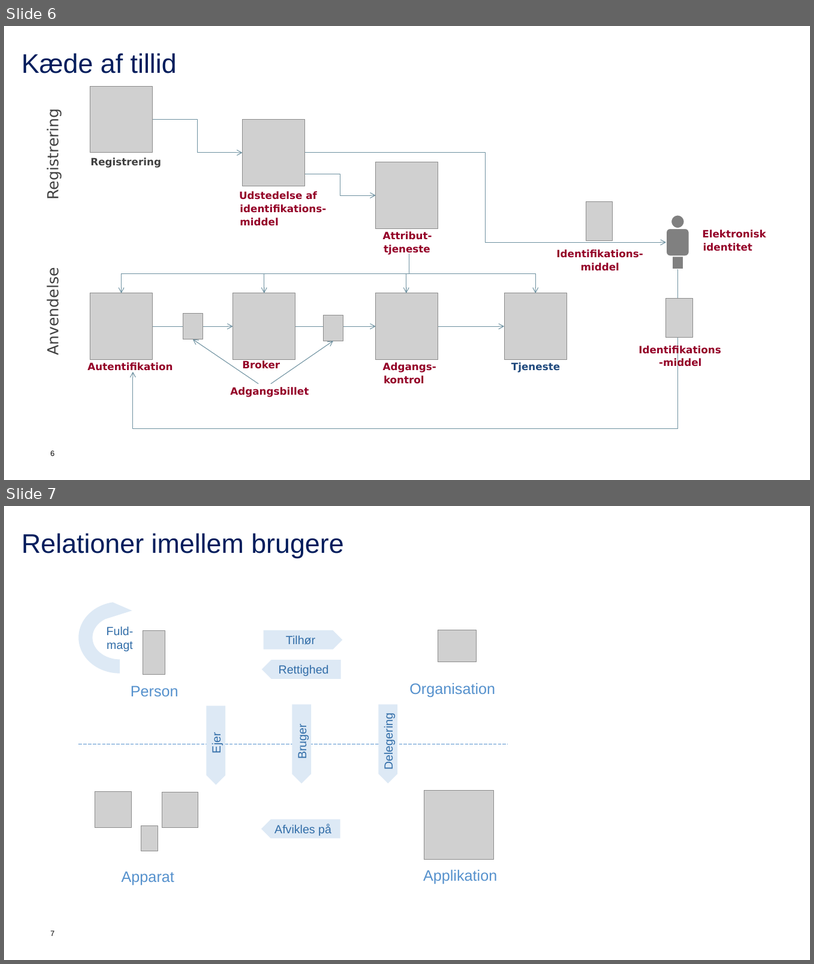
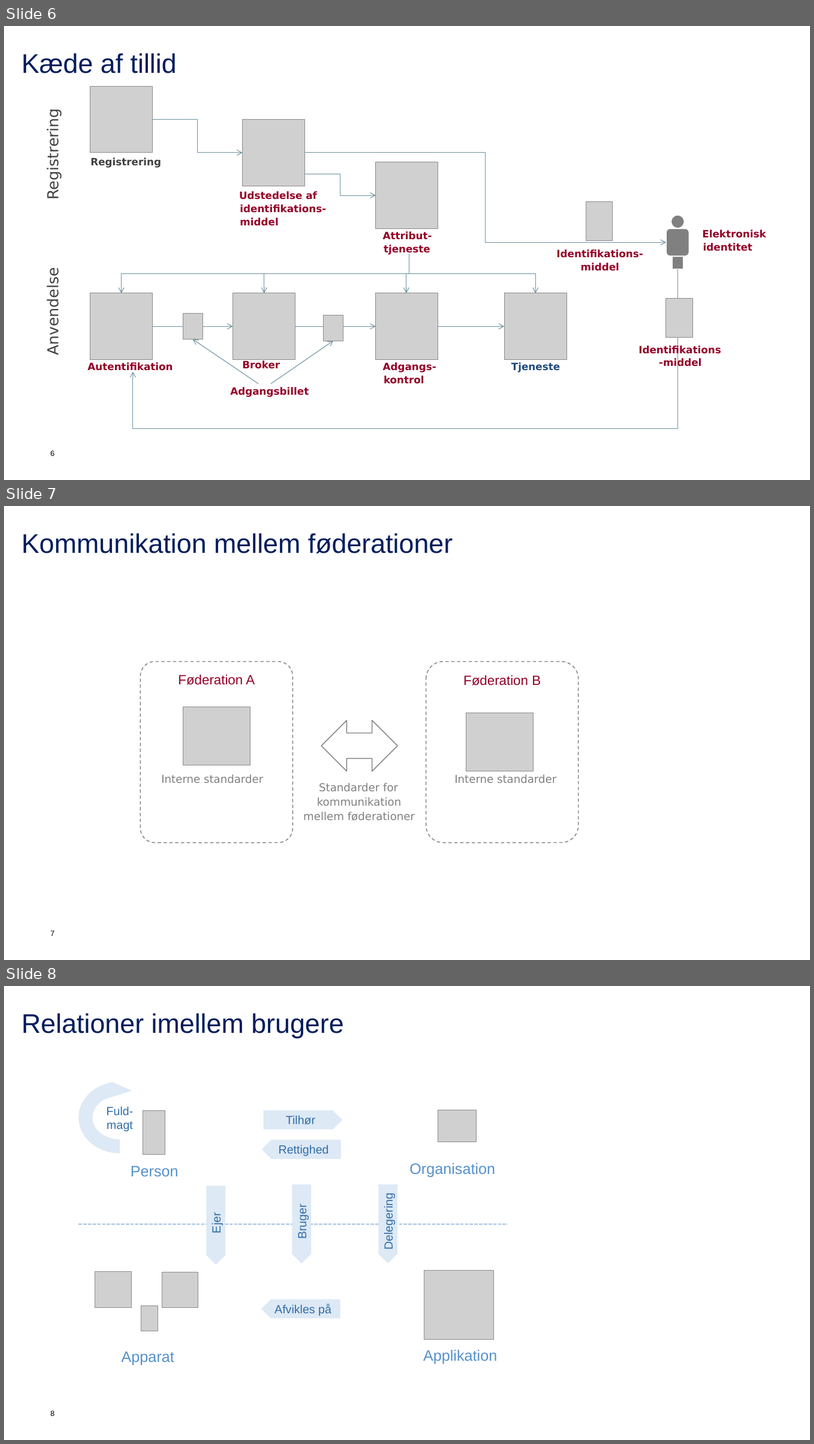
Before and after one commit to digst/trust, a slide deck: Figurer.pptx. Shown one above the other, each under a label of ours: slides 6 and 7 before the commit, slides 6, 7 and 8 after it. The pictures are 814x964 and 814x1444 pixels, drawn with LibreOffice and Linux fonts; fonts in the diff are those of the drawing; grey boxes stand for pictures; background and template pictures are left out. Boxes give left, top, right and bottom in pixels: in the first picture for what was removed or moved away, otherwise in the second. Text is boxed around its words. In the diff, an @@ line names an element or a change of style, - is before the commit and + after.

```diff
--- a/Figurer.pptx
+++ b/Figurer.pptx
@@ slide 7 added at box(4, 506, 810, 960), background #FFFFFF; not listed: 1 template element that a slide beside it also shows @@
@@ title added at box(21, 533, 453, 553), 32 pt, text #031D5C @@
+Kommunikation mellem føderationer
@@ rounded rectangle added at box(141, 661, 293, 843), outline #808080 1 pt dashed, 16 pt, text #940027 @@
+Føderation A
@@ rounded rectangle added at box(426, 661, 579, 843), outline #808080 1 pt dashed, 16 pt, text #940027 @@
+Føderation B
@@ picture added at box(183, 707, 250, 765) @@
@@ left right arrow added at box(321, 720, 398, 771), outline #808080 1 pt @@
@@ picture added at box(466, 713, 533, 771) @@
@@ text added at box(161, 774, 263, 783), 13 pt, text #808080 @@
+Interne standarder
@@ text added at box(455, 774, 557, 783), 13 pt, text #808080 @@
+Interne standarder
@@ text added at box(303, 783, 415, 820), 13 pt, text #808080 @@
+Standarder for kommunikation mellem føderationer
@@ what was slide 7 is now slide 8 @@
@@ page number at box(50, 1410, 54, 1416): text changed @@
-7
+8
```
Also in this commit, not shown: 3 other files.
